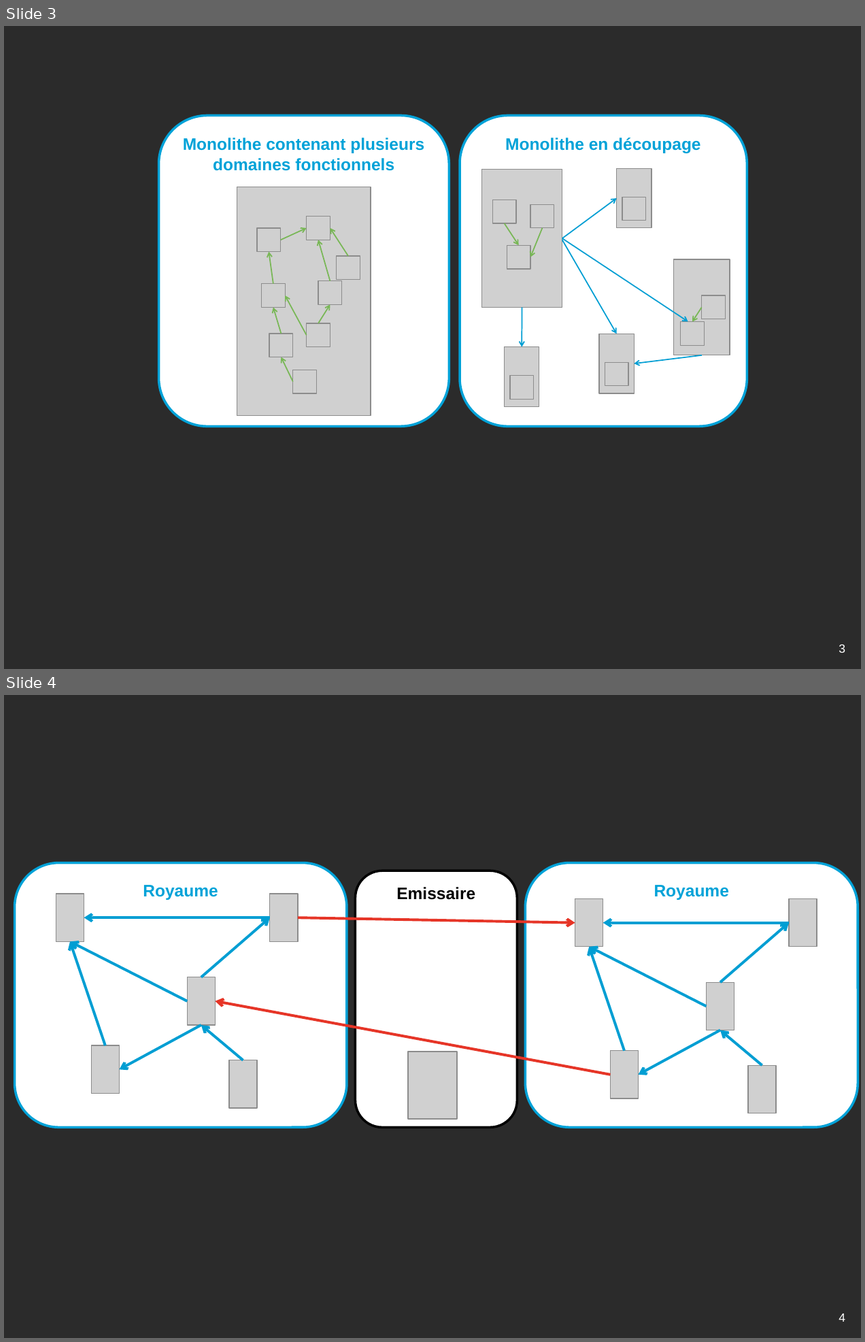
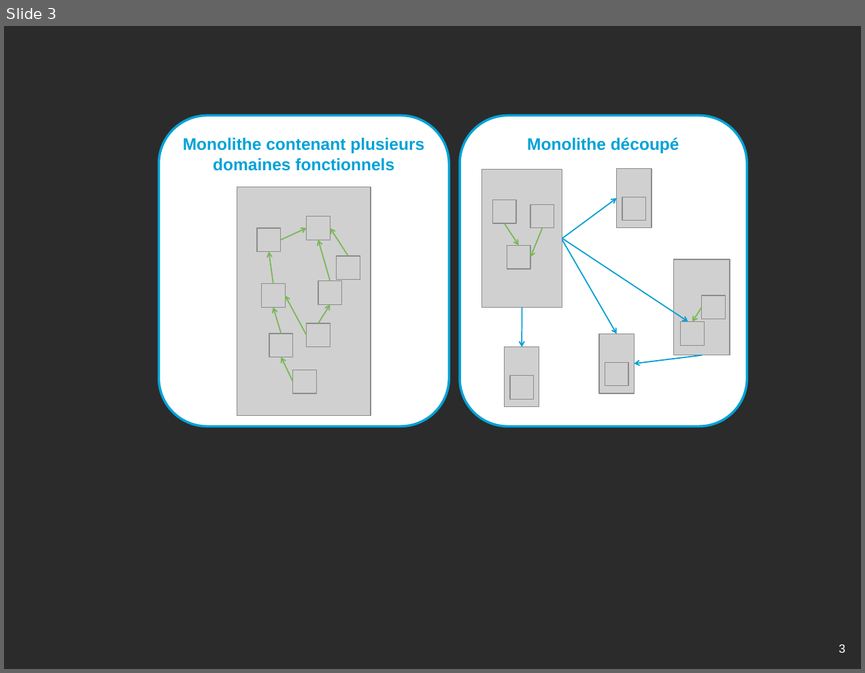
Before and after one commit to archiloque/blog, a slide deck: microservices/illus.pptx. Shown one above the other, each under a label of ours: slides 3 and 4 before the commit, slide 3 after it. The pictures are 865x1342 and 865x673 pixels, drawn with LibreOffice and Linux fonts; fonts in the diff are those of the drawing; grey boxes stand for pictures; background and template pictures are left out; a plain dark background stands for a picture behind light text. Boxes give left, top, right and bottom in pixels: in the first picture for what was removed or moved away, otherwise in the second. Text is boxed around its words. In the diff, an @@ line names an element or a change of style, - is before the commit and + after.

```diff
--- a/microservices/illus.pptx
+++ b/microservices/illus.pptx
@@ slide 4 removed at <box>4,695,861,1338</box>, background picture (left out); not listed: 1 template element that a slide beside it also shows @@
@@ rounded rectangle removed at <box>14,863,347,1127</box> @@
-Royaume
@@ rounded rectangle removed at <box>356,870,517,1127</box> @@
-Emissaire
@@ rounded rectangle removed at <box>525,863,857,1127</box> @@
-Royaume
@@ picture removed at <box>56,894,84,942</box> @@
@@ picture removed at <box>270,894,298,942</box> @@
@@ arrow removed from (270, 918) to (84, 918) @@
@@ arrow removed from (201, 977) to (270, 918) @@
@@ arrow removed from (298, 918) to (575, 923) @@
@@ picture removed at <box>575,899,603,947</box> @@
@@ picture removed at <box>789,899,817,947</box> @@
@@ arrow removed from (789, 923) to (603, 923) @@
@@ arrow removed from (720, 982) to (789, 923) @@
@@ arrow removed from (188, 1001) to (70, 942) @@
@@ arrow removed from (105, 1045) to (70, 942) @@
@@ arrow removed from (706, 1006) to (589, 947) @@
@@ arrow removed from (624, 1051) to (589, 947) @@
@@ picture removed at <box>188,977,215,1025</box> @@
@@ picture removed at <box>706,982,734,1030</box> @@
@@ arrow removed from (610, 1074) to (215, 1001) @@
@@ arrow removed from (201, 1025) to (119, 1070) @@
@@ arrow removed from (243, 1060) to (201, 1025) @@
@@ arrow removed from (720, 1030) to (638, 1074) @@
@@ arrow removed from (762, 1065) to (720, 1030) @@
@@ picture removed at <box>92,1045,120,1093</box> @@
@@ picture removed at <box>229,1060,258,1108</box> @@
@@ picture removed at <box>407,1051,456,1119</box> @@
@@ picture removed at <box>610,1051,638,1098</box> @@
@@ picture removed at <box>748,1065,776,1113</box> @@
@@ slide 3 changed as well @@
@@ text in rounded rectangle at <box>527,138,679,153</box>: text changed @@
-Monolithe en découpage
+Monolithe découpé
```
Also in this commit, not shown: 2 other slides changed, 2 other slides removed.
